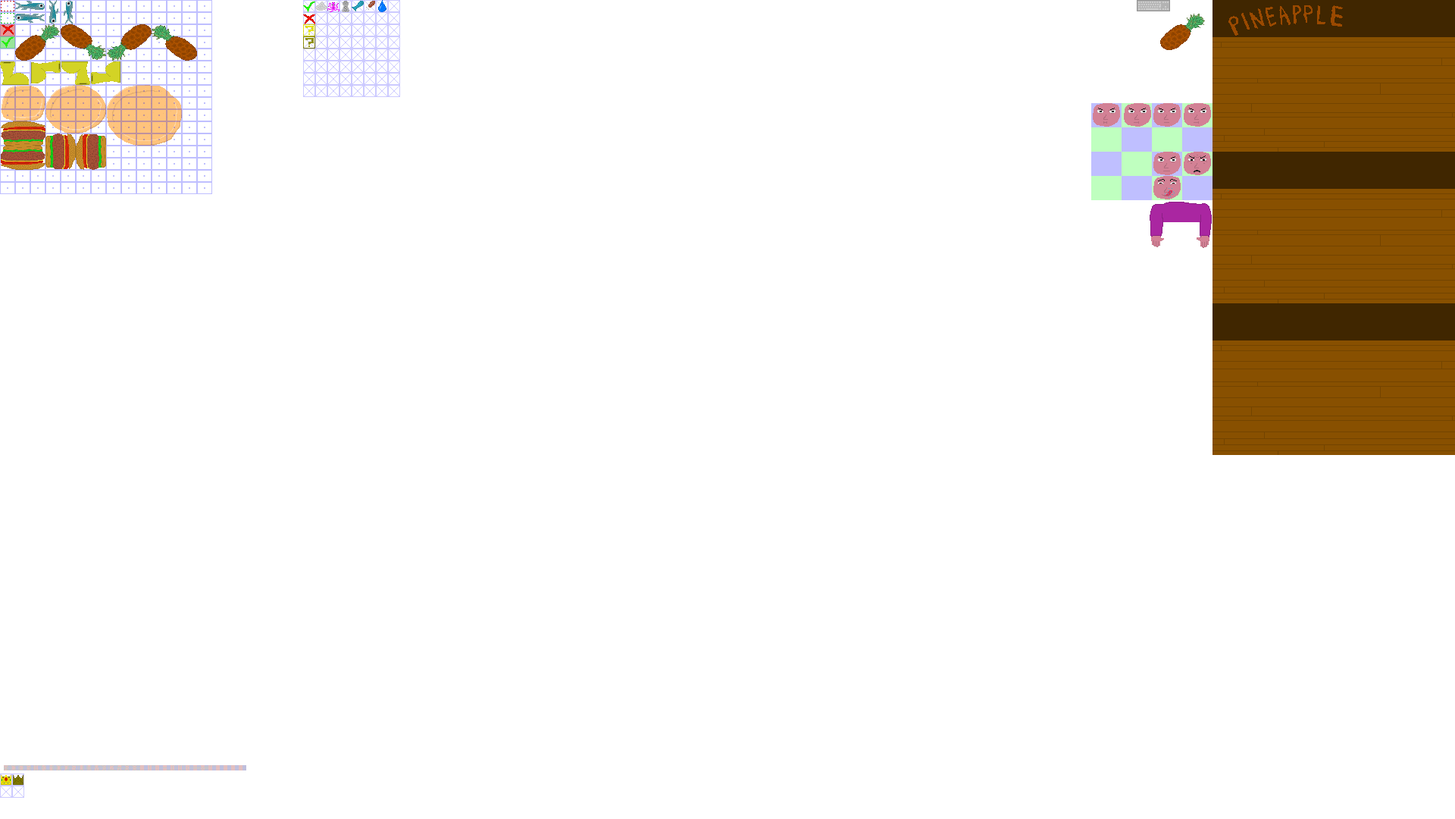
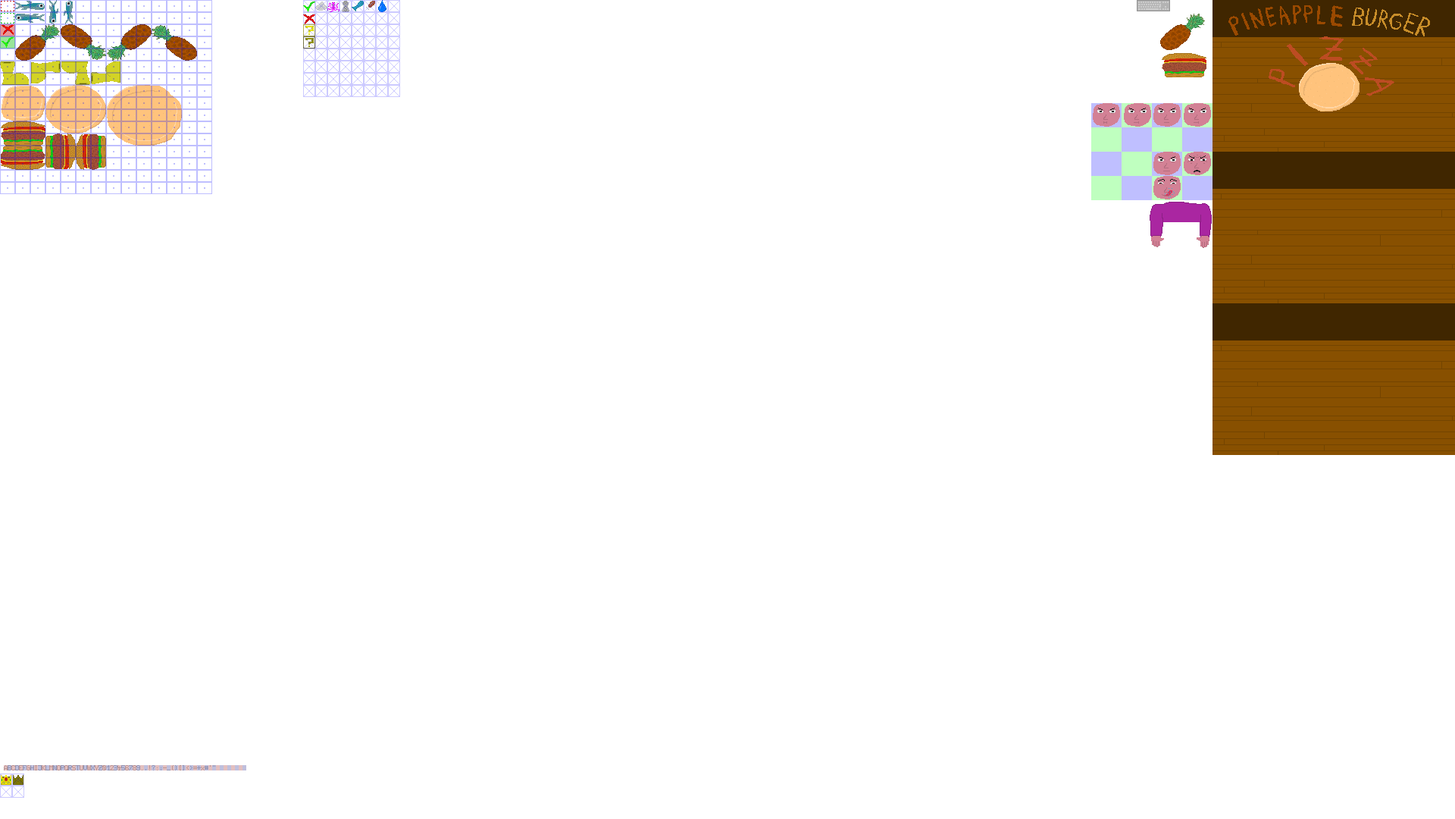
Two versions of the same layered image (1455x819). Layer-by-layer changes:
painted on "logo" over [1161,7,1431,112]
moved "helpers" into group "title", painted on it over [0,0,1431,785]
